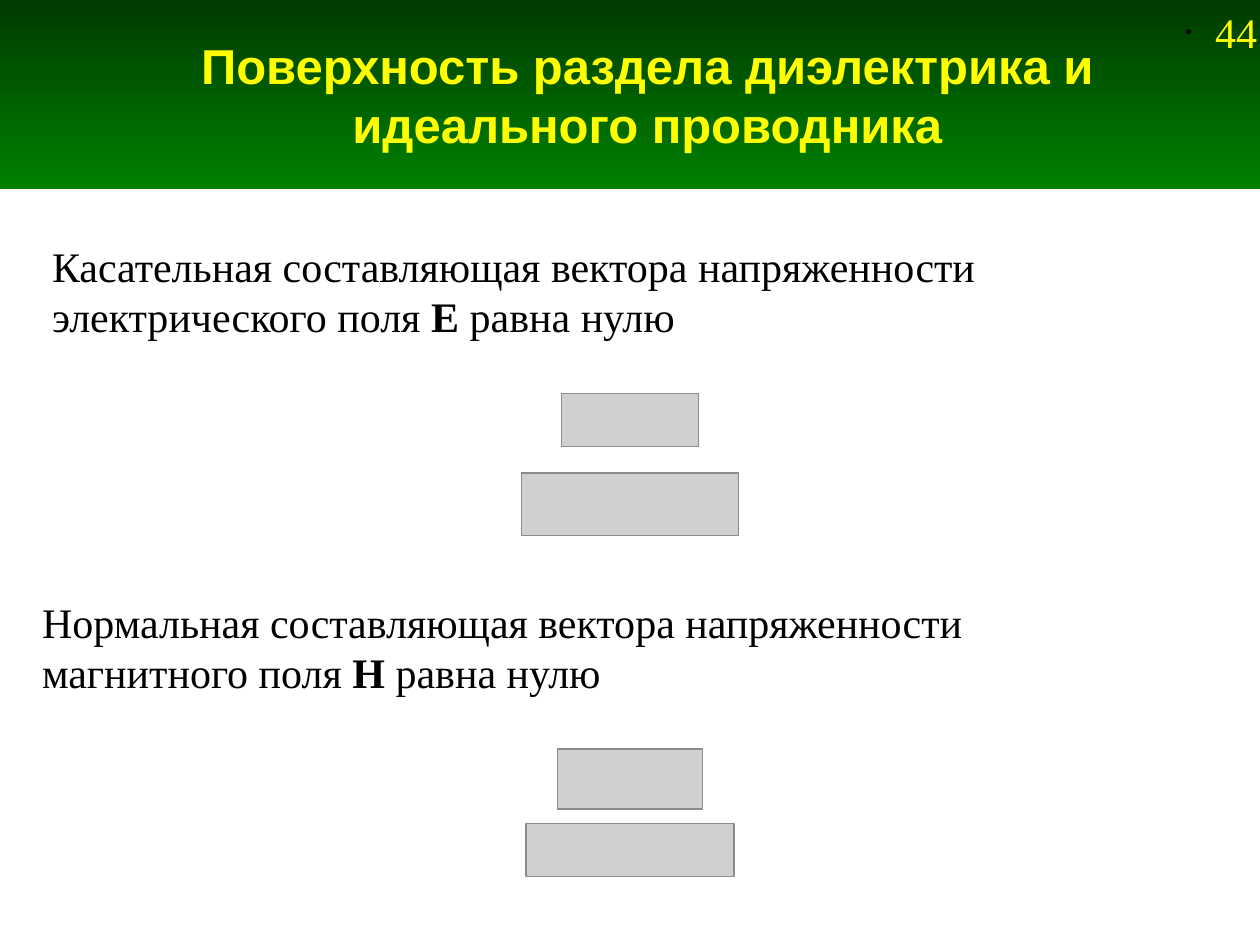
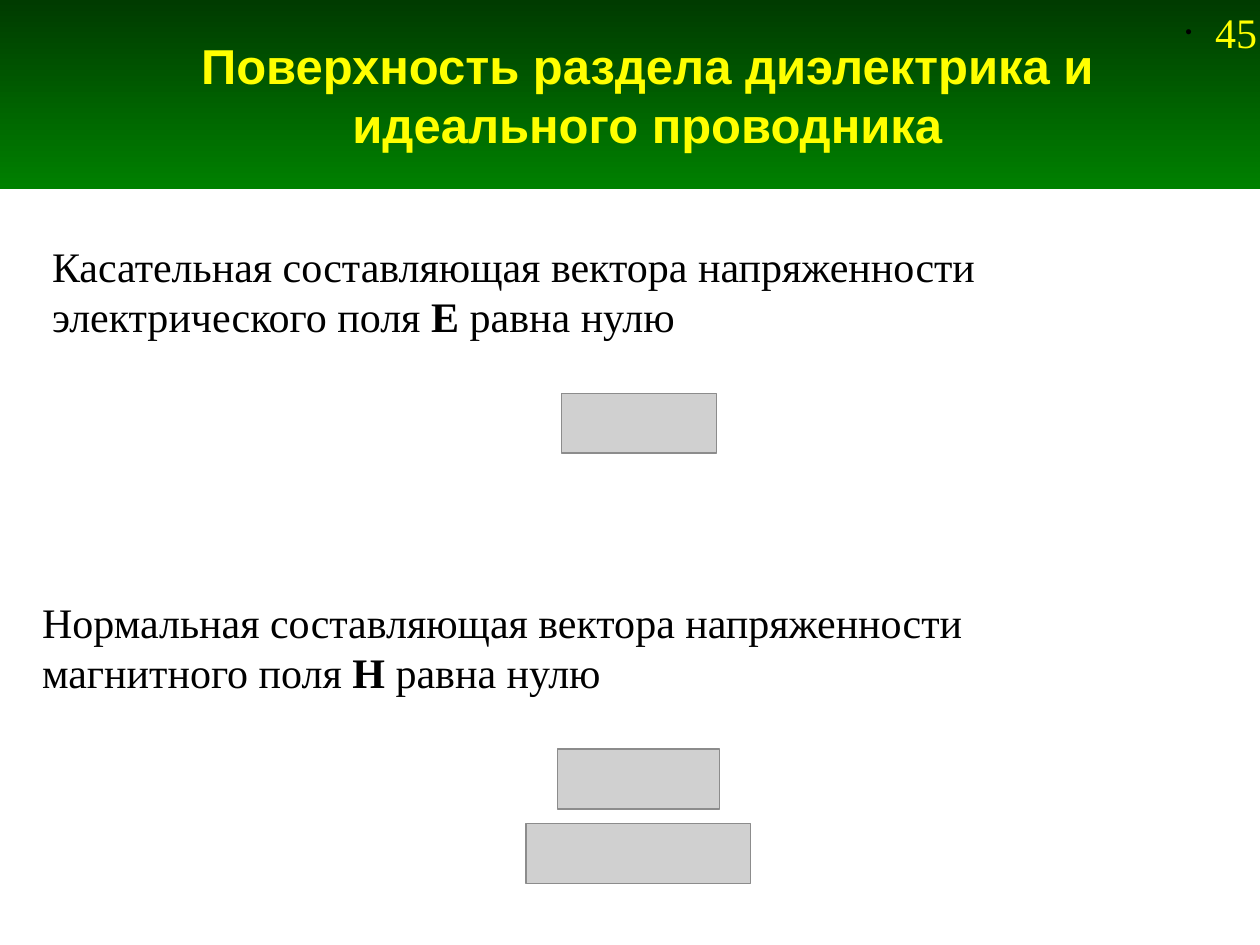
Before and after one commit to andris0147sv/modelling, a slide deck: slide 45 of presentations/1. Problem Statement.odp (slide 44 before the commit). Drawn at 1260x945 pixels with LibreOffice and Linux fonts; fonts in the diff are those of the drawing; grey boxes stand for pictures. Boxes give left, top, right and bottom in pixels: in the first picture for what was removed or moved away, otherwise in the second. Text is boxed around its words. In the diff, an @@ line names an element or a change of style, - is before the commit and + after.

```diff
--- a/presentations/1. Problem Statement.odp
+++ b/presentations/1. Problem Statement.odp
@@ page number at (1215, 20, 1257, 49): text changed @@
-• 44
+• 45
@@ picture: place and size @@
-picture at (561, 393, 698, 446)
+picture at (561, 393, 716, 452)
@@ picture removed at (522, 472, 740, 536) @@
@@ picture: place and size @@
-picture at (558, 748, 703, 809)
+picture at (558, 748, 721, 809)
@@ picture: place and size @@
-picture at (525, 824, 733, 877)
+picture at (525, 824, 750, 885)
```
Also in this commit, not shown: 3 other slides changed, 1 slide added.
